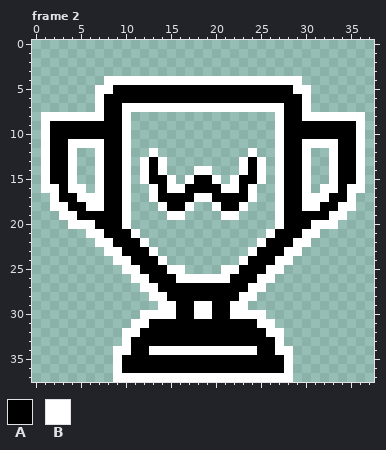
One commit to this pixel-art file: support/images/trophy.aseprite. The picture above was drawn from the file before the commit.
38x38 pixels, 2 frames. Shown: frame 2.
Visible layers, top first: "W", "W small", "ears 2px", "dotted_outline", "dotted", "outlined_white".
Palette (. is transparent): A #000000  B #ffffff
Pixels before, frame 2, first column x 1:
 4 .......BBBBBBBBBBBBBBBBBBBBBB.......
 5 ......BBAAAAAAAAAAAAAAAAAAAABB......
 6 ......BAAAAAAAAAAAAAAAAAAAAAAB......
 7 ......BAABBBBBBBBBBBBBBBBBBAAB......
 8 BBBBBBBAAB................BAABBBBBBB
 9 BAAAAAAAAB................BAAAAAAAAB
10 BAAAAAAAAB................BAAAAAAAAB
11 BAABBBBAAB................BAABBBBAAB
12 BAAB..BAAB..B..........B..BAAB..BAAB
13 BAAB..BAAB.BAB........BAB.BAAB..BAAB
14 BAAB..BAAB.BAB...BB...BAB.BAAB..BAAB
15 BAAB..BAAB.BAAB.BAAB.BAAB.BAAB..BAAB
16 BBABB.BAAB..BABBAAAABBAB..BAAB.BBABB
17 .BAABBBAAB..BAAAABBAAAAB..BAABBBAAB.
18 .BBAABBAAB...BAAB..BAAB...BAABBAABB.
19 ..BBAAAAAB....BB....BB....BAAAAABB..
20 ...BBBAAAB................BAAABBB...
21 .....BBAAAB..............BAAABB.....
22 ......BBAAAB............BAAABB......
23 .......BBAAAB..........BAAABB.......
24 ........BBAAAB........BAAABB........
25 .........BBAAABB....BBAAABB.........
26 ..........BBAAABBBBBBAAABB..........
27 ...........BBAAAAAAAAAABB...........
28 ............BBAAAAAAAABB............
29 .............BBAABBAABB.............
30 ...........BBBBAABBAABBBB...........
31 ..........BBAAAAAAAAAAAABB..........
32 .........BBAAAAAAAAAAAAAABB.........
33 .........BAAAAAAAAAAAAAAAAB.........
34 ........BBAABBBBBBBBBBBBAABB........
35 ........BAAAAAAAAAAAAAAAAAAB........
36 ........BAAAAAAAAAAAAAAAAAAB........
37 ........BBBBBBBBBBBBBBBBBBBB........
New version:
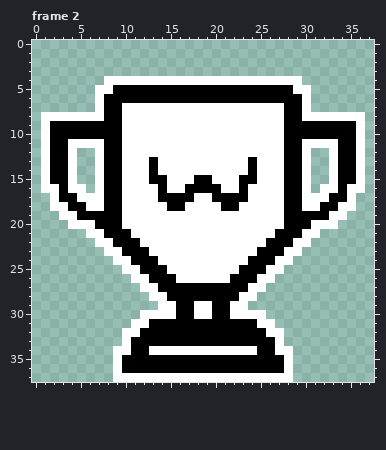
Message: CHANGE enabled trophy to solid
Change:
Changed rows in their new state; - is an unchanged pixel.
Frame 2, layer "outlined_white":
first column x 11:
 8 BBBBBBBBBBBBBBBB
 9 BBBBBBBBBBBBBBBB
10 BBBBBBBBBBBBBBBB
11 BBBBBBBBBBBBBBBB
12 BB-BBBBBBBBBB-BB
13 B---BBBBBBBB---B
14 B---BBB--BBB---B
15 B----B----B----B
16 BB------------BB
17 BB------------BB
18 BBB----BB----BBB
19 BBBB--BBBB--BBBB
20 BBBBBBBBBBBBBBBB
21 -BBBBBBBBBBBBBB-
22 --BBBBBBBBBBBB--
23 ---BBBBBBBBBB---
24 ----BBBBBBBB----
25 ------BBBB------
Pixel boxes of the changes (left, top, right, bottom) in both pictures:
added: (131, 112, 275, 274)
